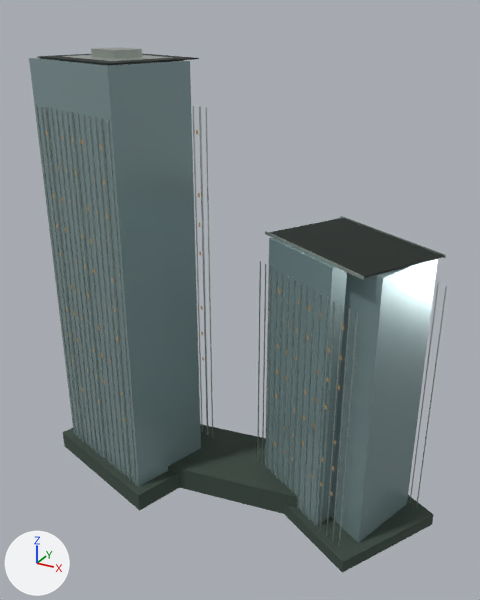
The Blender file landmarks/assets/lenovo-houhai.blend, before and after one commit.
Camera for both pictures: a 50 mm camera at (135.0, -244.0, 222.0) aimed at (0.0, 1.0, 100.0). Every picture has the same lights, and +X, +Y and +Z are marked at lower left. The first picture is the older version.

In view in the first picture: 'crown_screen', 'crown_step', 'envelope', 'fins', 'night_windows', 'parapet', 'podium', 'podium_link', 'roof_deck'.
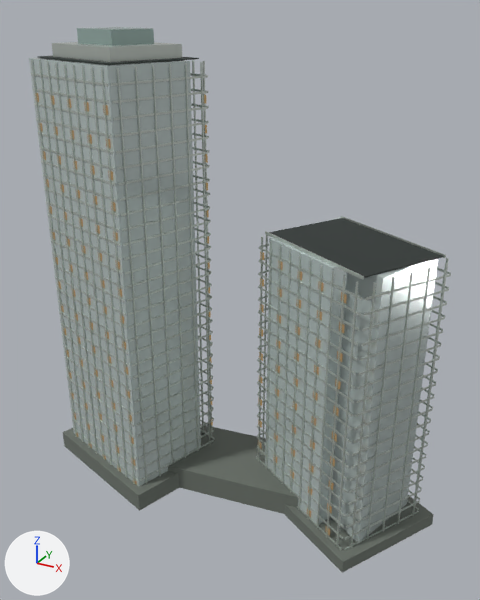
Pixel boxes (x1, y1, x2, y2) of what changed, in the pictures (480 x 600 px):
'envelope', recoloured, surface changed (lighter)
    both: (29, 58, 438, 542)
'fins', recoloured, reshaped (10% taller)
    before: (36, 105, 447, 548)
    after: (31, 60, 449, 548)
'floor_bands', added
    after: (31, 73, 451, 550)
'podium', recoloured, surface changed
    both: (63, 428, 434, 573)
'podium_link', recoloured, surface changed (lighter)
    both: (168, 424, 298, 514)
'night_windows', reshaped (21% taller)
    before: (46, 130, 344, 495)
    after: (35, 93, 347, 535)
'crown_step', recoloured, reshaped
    before: (62, 55, 173, 61)
    after: (52, 42, 182, 62)
'crown_screen', recoloured, reshaped
    before: (91, 47, 142, 59)
    after: (77, 27, 154, 46)
'parapet', recoloured
    both: (265, 216, 446, 280)
part 1 of me_crown_step, rebuilt (not visible afterwards)
    before: (63, 55, 172, 61)
part 2 of me_crown_step, added
    after: (52, 42, 182, 62)
part 3 of me_crown_screen, rebuilt (not visible afterwards)
    before: (94, 47, 134, 50)
part 4 of me_crown_screen, deleted
    before: (114, 49, 142, 59)
part 5 of me_crown_screen, deleted
    before: (91, 49, 114, 59)
part 6 of me_crown_screen, added
    after: (77, 27, 154, 46)
part 7 of me_fins, deleted
    before: (36, 105, 447, 548)
part 8 of me_fins, added
    after: (258, 222, 449, 548)
part 9 of me_fins, built on
    after: (31, 60, 212, 484)
part 10 of me_night_windows, deleted
    before: (46, 130, 344, 495)
part 11 of me_night_windows, cut back
    before: (87, 294, 111, 363)
    after: (35, 93, 137, 485)
part 12 of me_night_windows, built on
    before: (293, 357, 340, 471)
    after: (258, 251, 347, 535)
part 13 of me_night_windows, built on (mostly hidden)
    after: (204, 95, 211, 317)

Edits to the bpy script that builds the scene:
```text
Change mat_glass:
    mat_glass.base_color: (0.27, 0.381, 0.392) -> (0.558, 0.644, 0.631)  # grey #8ea6a8 -> light grey #c5d2d0
    mat_glass.metallic: 0.42 -> 0.22
    mat_glass.roughness: 0.24 -> 0.16
Change mat_metal:
    mat_metal.base_color: (0.539, 0.591, 0.546) -> (0.665, 0.723, 0.672)  # light grey #c2cac3 -> light grey #d5ddd6
Change mat_stone:
    mat_stone.base_color: (0.0452, 0.0704, 0.0545) -> (0.153, 0.175, 0.15)  # greyish green #3c4b42 -> grey #6d746c
    mat_stone.roughness: 0.84 -> 0.78
Change me_crown_step:
    remove me_crown_step.from_pydata(...)  # 24 vertices, 6 faces; spans x -78.1..-32.6, y -26.4..14.2, z 193.3..203.5
    add me_crown_step.from_pydata(...)  # 24 vertices, 6 faces; spans x -81.8..-29.0, y -29.7..17.5, z 203.1..208.8
    me_crown_step part 1: the loose piece of 4 vertices spanning x -78.1..-32.6, y -26.4..14.2, z 203.5 is rebuilt with 4 vertices and now spans x -81.8..-29.0, y -29.7..17.5, z 203.1
    me_crown_step part 2: 20 vertices added at x -81.8..-29.0, y -29.7..17.5, z 203.1..208.8
    other edits to the shape of me_crown_step do not show in these pictures
Change me_crown_screen:
    remove me_crown_screen.from_pydata(...)  # 24 vertices, 6 faces; spans x -65.6..-45.1, y -15.3..3.1, z 203.5..206.7
    remove me_crown_screen.materials.append(mat_metal)  # light grey #c2cac3
    add me_crown_screen.from_pydata(...)  # 24 vertices, 6 faces; spans x -70.8..-40.0, y -19.9..7.7, z 206.6..214.7
    me_crown_screen part 3: the loose piece of 4 vertices spanning x -65.6..-45.1, y -15.3..3.1, z 206.7 is rebuilt with 4 vertices and now spans x -70.8..-40.0, y -19.9..7.7, z 206.6, in mat_glass_alt (grey #9eb6b0)
    me_crown_screen part 4: the loose piece of 4 vertices spanning x -49.3..-45.1, y -15.3..-2.2, z 203.5..206.7 is deleted
    me_crown_screen part 5: the loose piece of 4 vertices spanning x -65.6..-49.3, y -15.3..-10.0, z 203.5..206.7 is deleted
    me_crown_screen part 6: 20 vertices added at x -70.8..-40.0, y -19.9..7.7, z 206.6..214.7
    other edits to the shape of me_crown_screen do not show in these pictures
    add me_crown_screen.materials.append(mat_glass_alt)  # grey #9eb6b0
Change me_fins:
    remove me_fins.from_pydata(...)  # 1440 vertices, 360 faces; spans x -90.0..88.0, y -39.0..46.0, z 1.0..183.0
    add me_fins.from_pydata(...)  # 1440 vertices, 360 faces; spans x -92.0..88.0, y -39.0..46.0, z 0.0..202.0
    me_fins part 7: 306 loose pieces with 1224 vertices, spanning x -90.0..88.0, y -39.0..46.0, z 1.0..183.0, are deleted
    me_fins part 8: 720 vertices added at x 8.0..88.0, y -27.0..46.0, z 0.0..131.0
    me_fins part 9: 32 vertices removed from x -62.0..-41.0, y 15.0..23.0, z 1.0..183.0; 536 vertices added at x -92.0..-19.0, y -39.0..23.0, z 0.0..202.0
    other edits to the shape of me_fins do not show in these pictures
Change me_night_windows:
    remove me_night_windows.from_pydata(...)  # 756 vertices, 189 faces; spans x -85.0..82.0, y -37.0..42.0, z 30.0..173.0
    add me_night_windows.from_pydata(...)  # 1000 vertices, 250 faces; spans x -90.0..82.0, y -38.0..46.0, z 8.0..188.0
    me_night_windows part 10: 140 loose pieces with 560 vertices, spanning x -85.0..82.0, y -37.0..42.0, z 30.0..173.0, are deleted
    me_night_windows part 11: 2 vertices moved within x -64.0, y -29.0, z 71.0..100.0; 15 vertices removed from x -64.0..-48.0, y -34.0..-29.0, z 71.0..102.0; 295 vertices added at x -90.0..-36.0, y -38.0..-21.0, z 8.0..188.0
    me_night_windows part 12: 3 vertices moved within x 33.0, y -9.0, z 45.0..83.0; 24 vertices removed from x 33.0..59.0, y -23.0..-9.0, z 43.0..85.0; 192 vertices added at x 8.0..59.0, y -23.0..5.0, z 8.0..124.0
    me_night_windows part 13: 12 vertices removed from x -62.0..-33.0, y 13.0..22.0, z 71.0..102.0; 176 vertices added at x -75.0..-20.0, y 9.0..26.0, z 71.0..188.0
    other edits to the shape of me_night_windows do not show in these pictures
Add ob_floor_bands:
    ob_floor_bands = bpy.data.objects.new('floor_bands', me_floor_bands)  # 4896 vertices, 1224 faces; spans x -92.0..89.0, y -39.0..46.0, z 6.0..197.0; in mat_metal (light grey #d5ddd6)
    ob_floor_bands.location = (0.0, 0.0, 0.0)
```
